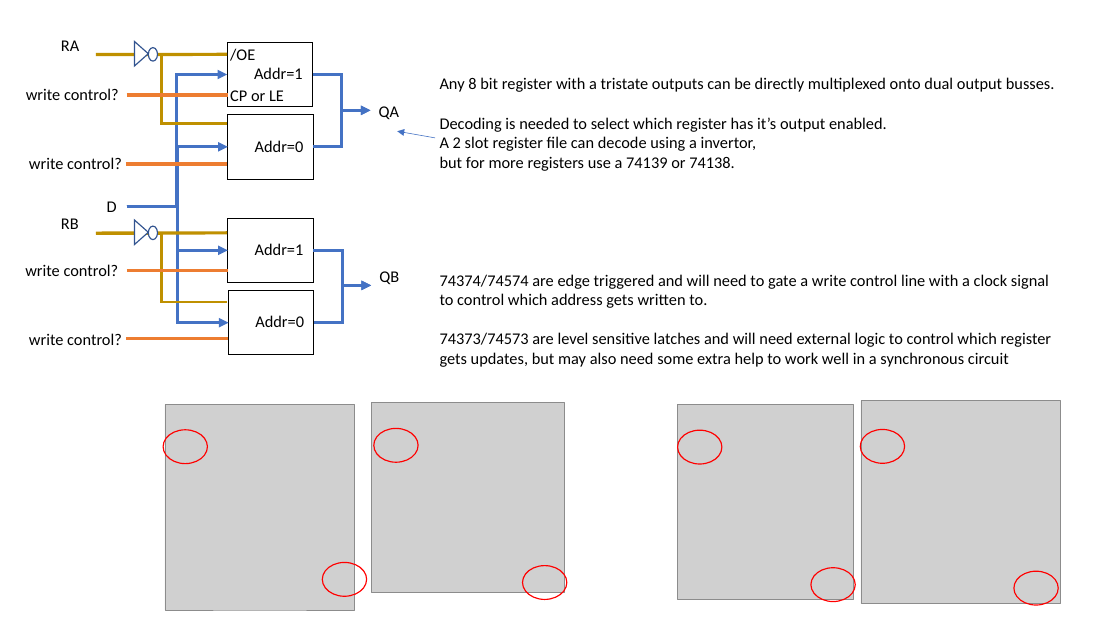
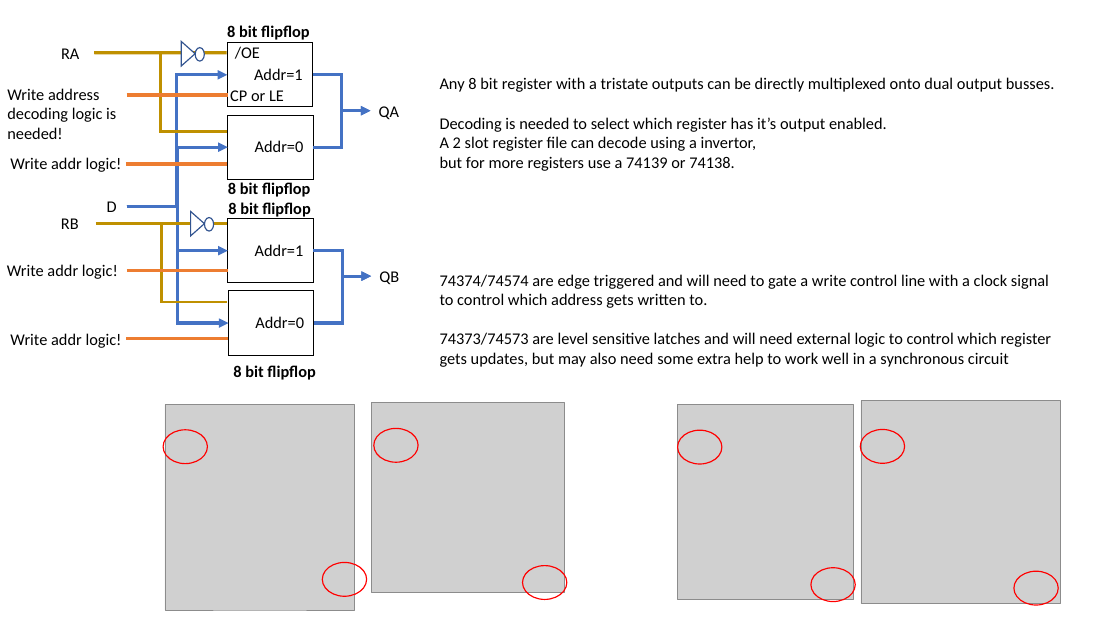
Before and after one commit to Johnlon/spam-1, a slide deck: slide 6 of docs/Components.pptx. Drawn at 1120x630 pixels with LibreOffice and Linux fonts; fonts in the diff are those of the drawing; grey boxes stand for pictures. Boxes give left, top, right and bottom in pixels: in the first picture for what was removed or moved away, otherwise in the second. Text is boxed around its words. In the diff, an @@ line names an element or a change of style, - is before the commit and + after.

```diff
--- a/docs/Components.pptx
+++ b/docs/Components.pptx
@@ text "RA": place and size @@
-text "RA" at [61,40,79,51]
+text "RA" at [61,48,79,59]
@@ elbow line moved from (96, 55) - (227, 124) to (94, 53) - (227, 131) @@
@@ triangle: place and size @@
-triangle at [135,42,148,66]
+triangle at [181,42,195,66]
@@ ellipse: place and size @@
-ellipse at [149,48,158,61]
+ellipse at [195,48,204,61]
@@ text "/OE": place and size @@
-text "/OE" at [230,48,255,61]
+text "/OE" at [235,46,260,59]
@@ text at [7,88,116,139]: text changed @@
-write control?
+Write address decoding logic is needed!
@@ arrow removed from (435, 138) to (397, 131) @@
@@ text at [10,157,122,172]: text changed @@
-write control?
+Write addr logic!
@@ elbow arrow (127, 207) - (229, 323): route changed @@
@@ line moved from (96, 234) - (227, 233) to (96, 223) - (227, 223) @@
@@ elbow line moved from (96, 234) - (227, 302) to (96, 223) - (227, 302) @@
@@ triangle: place and size @@
-triangle at [135,220,148,244]
+triangle at [191,211,205,236]
@@ ellipse: place and size @@
-ellipse at [149,226,158,239]
+ellipse at [204,218,213,231]
@@ text at [7,264,118,279]: text changed @@
-write control?
+Write addr logic!
@@ elbow arrow moved from (313, 250) - (371, 286) to (313, 250) - (371, 276) @@
@@ elbow arrow moved from (314, 323) - (371, 286) to (314, 323) - (371, 276) @@
@@ text at [10,333,122,348]: text changed @@
-write control?
+Write addr logic!
@@ group added at [227,25,315,380]: 4 texts @@
+8 bit flipflop
+8 bit flipflop
+8 bit flipflop
+8 bit flipflop
```
Also in this commit, not shown: 3 other slides changed, 1 slide added, 1 slide removed, 13 other files.
